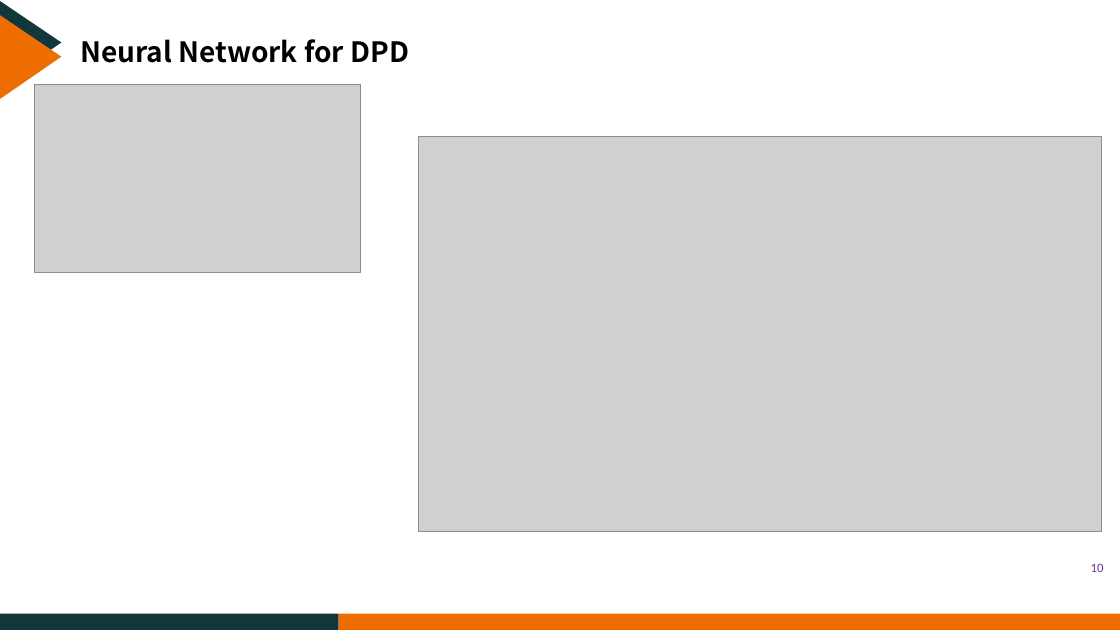
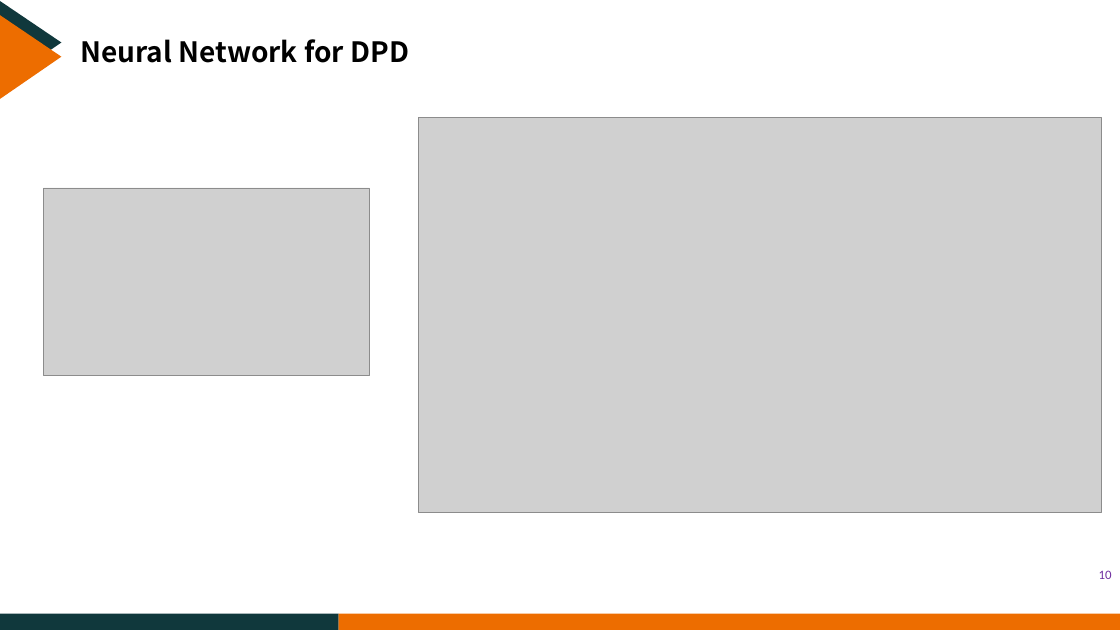
Before and after one commit to CreatorYu/Yu, a slide deck: slide 10 of YXQ.pptx. Drawn at 1120x630 pixels with LibreOffice and Linux fonts; fonts in the diff are those of the drawing; grey boxes stand for pictures; background and template pictures are left out. Boxes give left, top, right and bottom in pixels: in the first picture for what was removed or moved away, otherwise in the second. Text is boxed around its words. In the diff, an @@ line names an element or a change of style, - is before the commit and + after.

```diff
--- a/YXQ.pptx
+++ b/YXQ.pptx
@@ picture: place and size @@
-picture at (418, 136, 1102, 532)
+picture at (418, 118, 1102, 513)
@@ picture: place and size @@
-picture at (34, 85, 360, 273)
+picture at (44, 188, 370, 376)
@@ page number: place and size @@
-page number at (1091, 563, 1104, 572)
+page number at (1099, 570, 1112, 579)
```
Also in this commit, not shown: 1 other slide changed, 17 other files.
